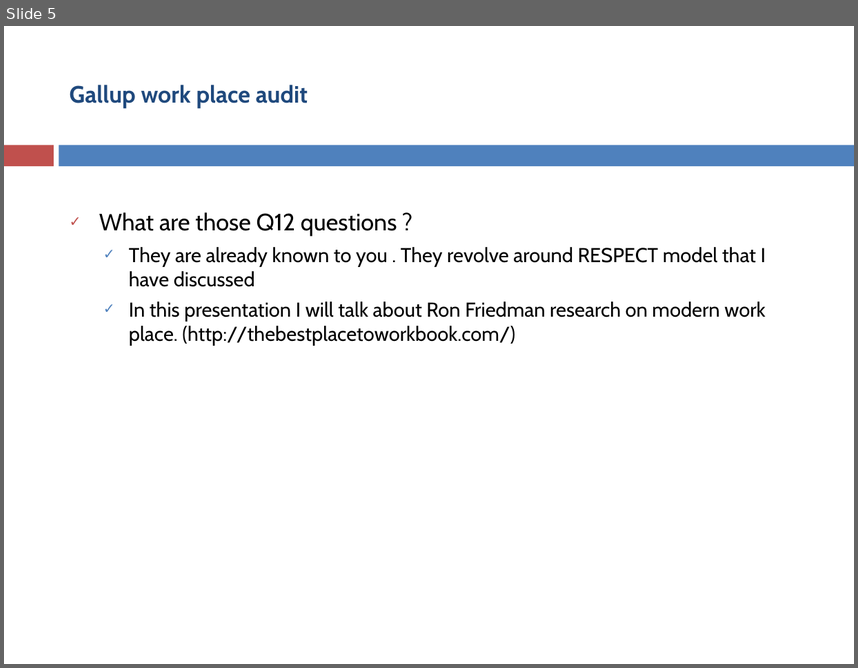
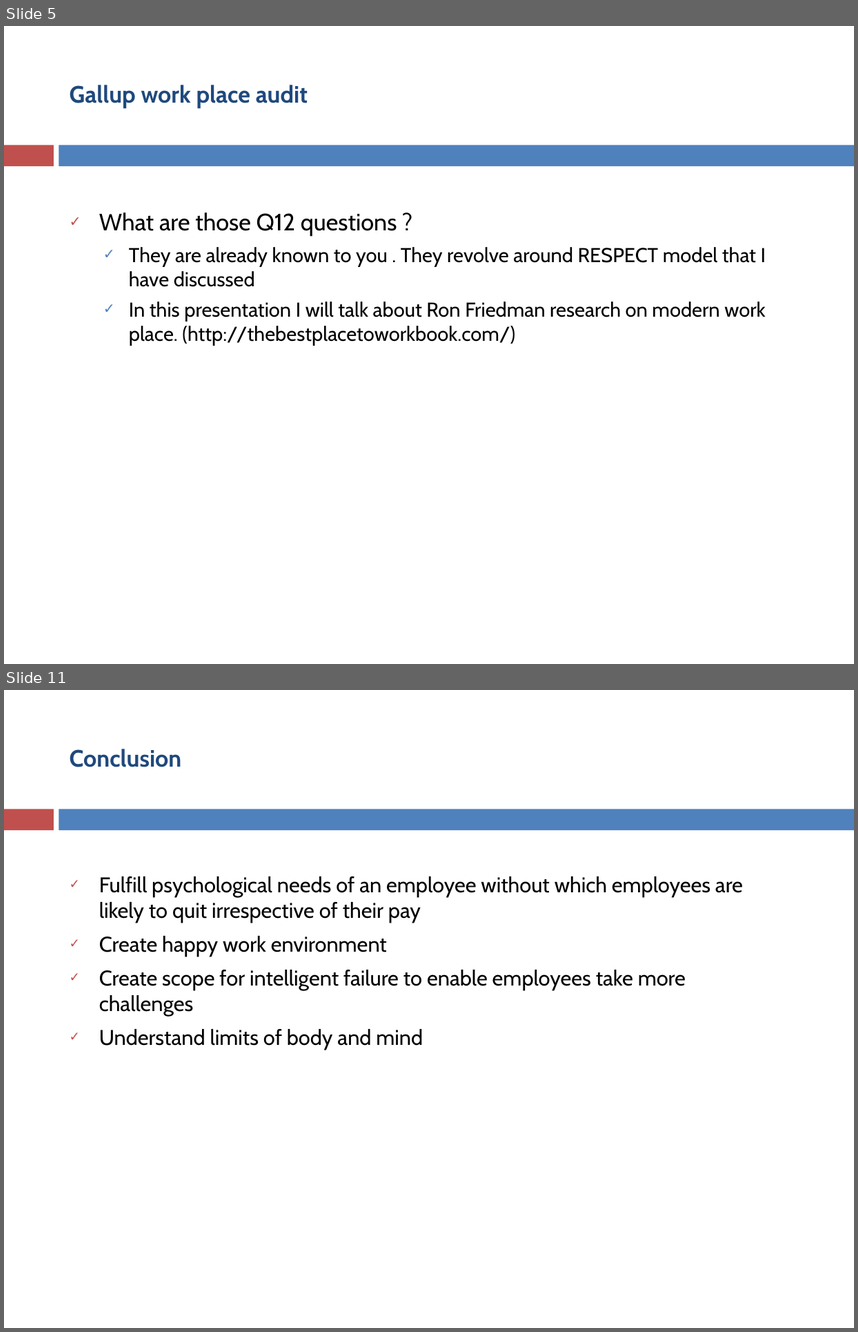
Before and after one commit to asakala/notes, a slide deck: Prokarma/Magnetic Work Environment.pptx. Shown one above the other, each under a label of ours: slide 5 before the commit, slides 5 and 11 after it; the slides between them are not shown. The pictures are 858x668 and 858x1332 pixels, drawn with LibreOffice and Linux fonts; fonts in the diff are those of the drawing. Boxes give left, top, right and bottom in pixels: in the first picture for what was removed or moved away, otherwise in the second. Text is boxed around its words. In the diff, an @@ line names an element or a change of style, - is before the commit and + after.

```diff
--- a/Prokarma/Magnetic Work Environment.pptx
+++ b/Prokarma/Magnetic Work Environment.pptx
@@ slide 11 added at (x1=4, y1=690, x2=854, y2=1328), background #FFFFFF; not listed: 2 template elements that a slide beside it also shows @@
@@ title added at (x1=70, y1=749, x2=182, y2=767), 20 pt, text #1F497D, bold @@
+Conclusion
@@ text added at (x1=99, y1=876, x2=743, y2=1049), 18 pt, text #000000 @@
+✓ Fulfill psychological needs of an employee without which employees are likely to quit irrespective of their pay
+✓ Create happy work environment
+✓ Create scope for intelligent failure to enable employees take more challenges
+✓ Understand limits of body and mind
```
Also in this commit, not shown: 3 slides changed, 2 other slides added, 16 slides removed.
